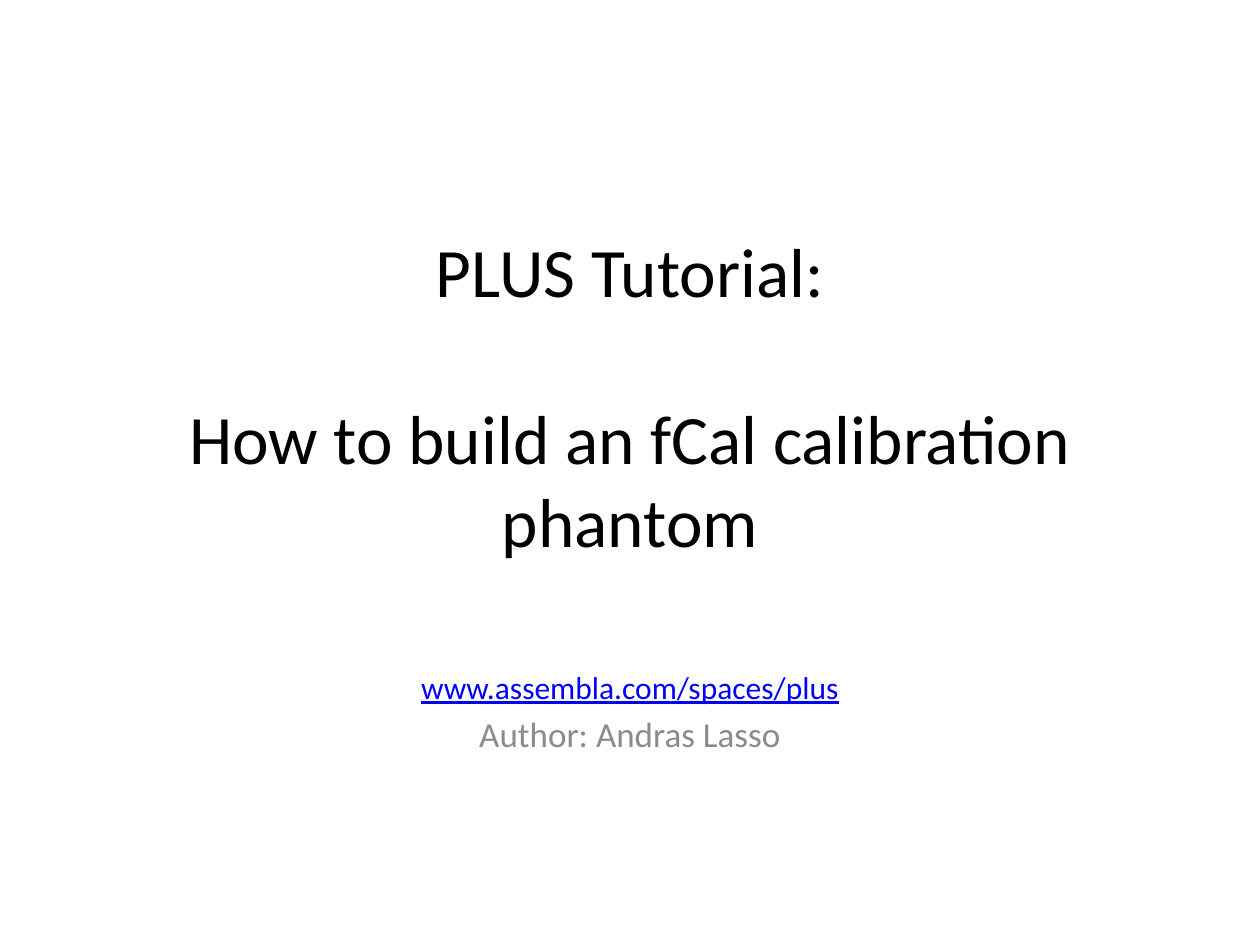
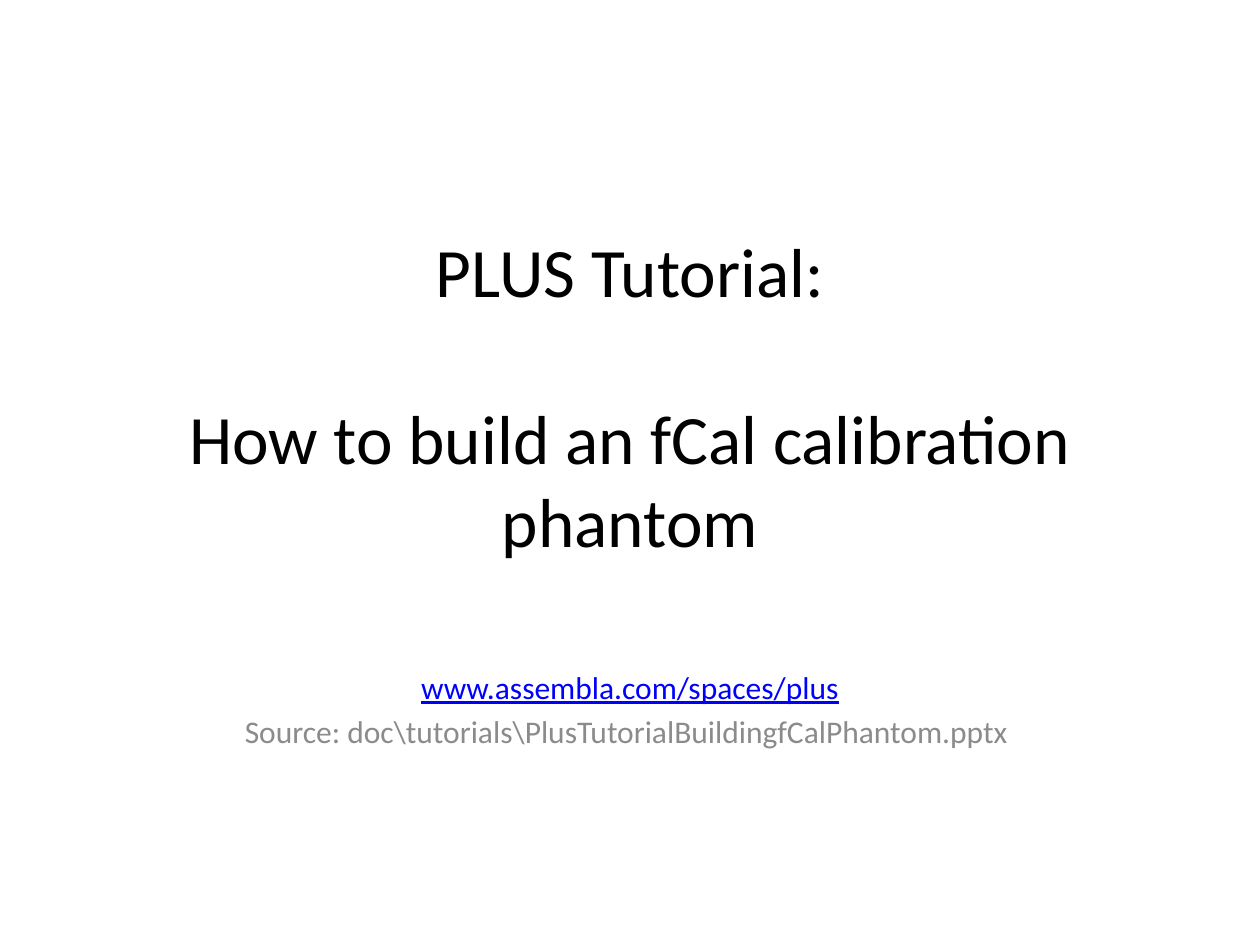
Before and after one commit to thewtex/Plus, a slide deck: slide 1 of doc/tutorials/PlusTutorialBuildingfCalPhantom.pptx. Drawn at 1260x945 pixels with LibreOffice and Linux fonts; fonts in the diff are those of the drawing. Boxes give left, top, right and bottom in pixels: in the first picture for what was removed or moved away, otherwise in the second. Text is boxed around its words. In the diff, an @@ line names an element or a change of style, - is before the commit and + after.

Commit message:
Updated links and outdated info in tutorials and specifications

```diff
--- a/doc/tutorials/PlusTutorialBuildingfCalPhantom.pptx
+++ b/doc/tutorials/PlusTutorialBuildingfCalPhantom.pptx
@@ subtitle at <box>245,721,1007,749</box>: text changed; size 20 to 18 pt @@
-Author: Andras Lasso
+Source: doc\tutorials\PlusTutorialBuildingfCalPhantom.pptx
```
Also in this commit, not shown: 2 other slides changed, 3 other files.
